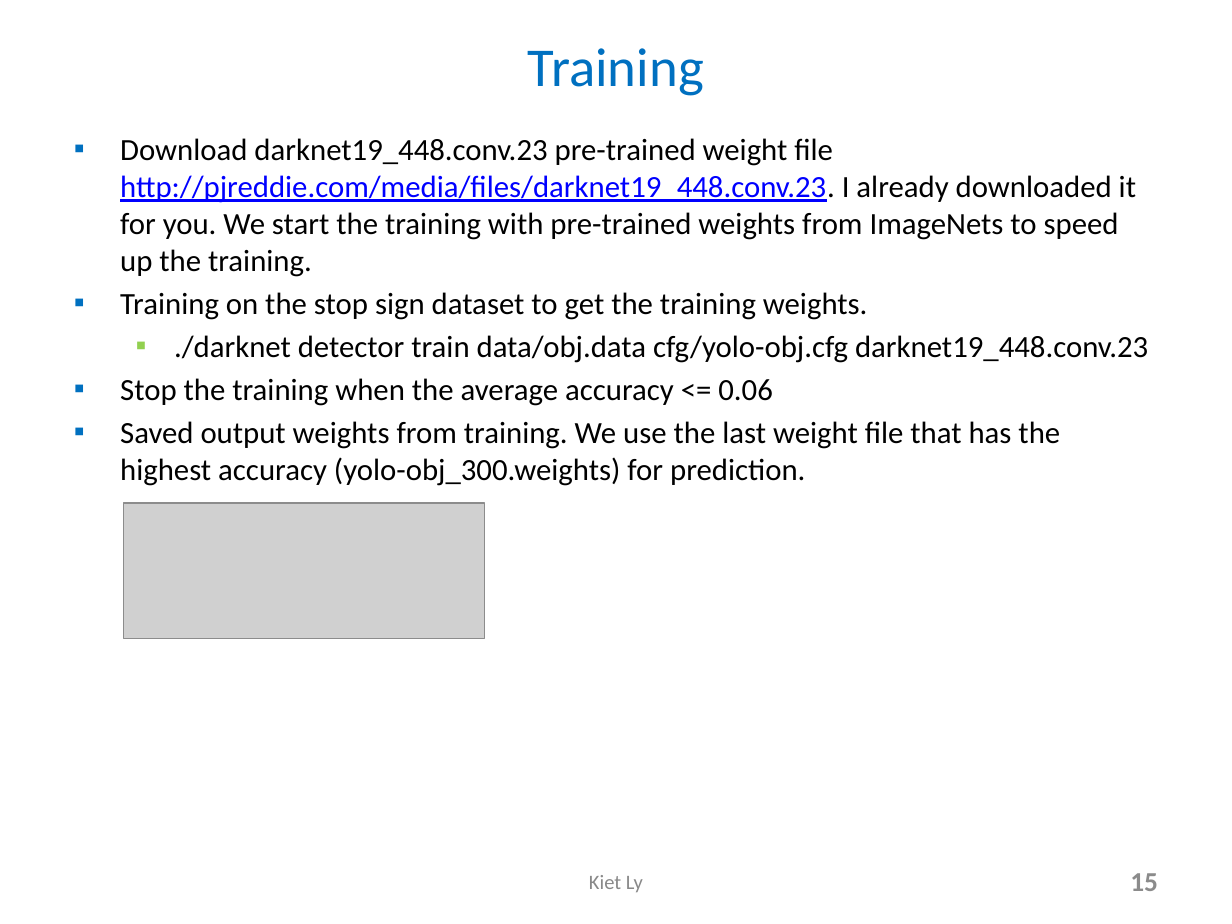
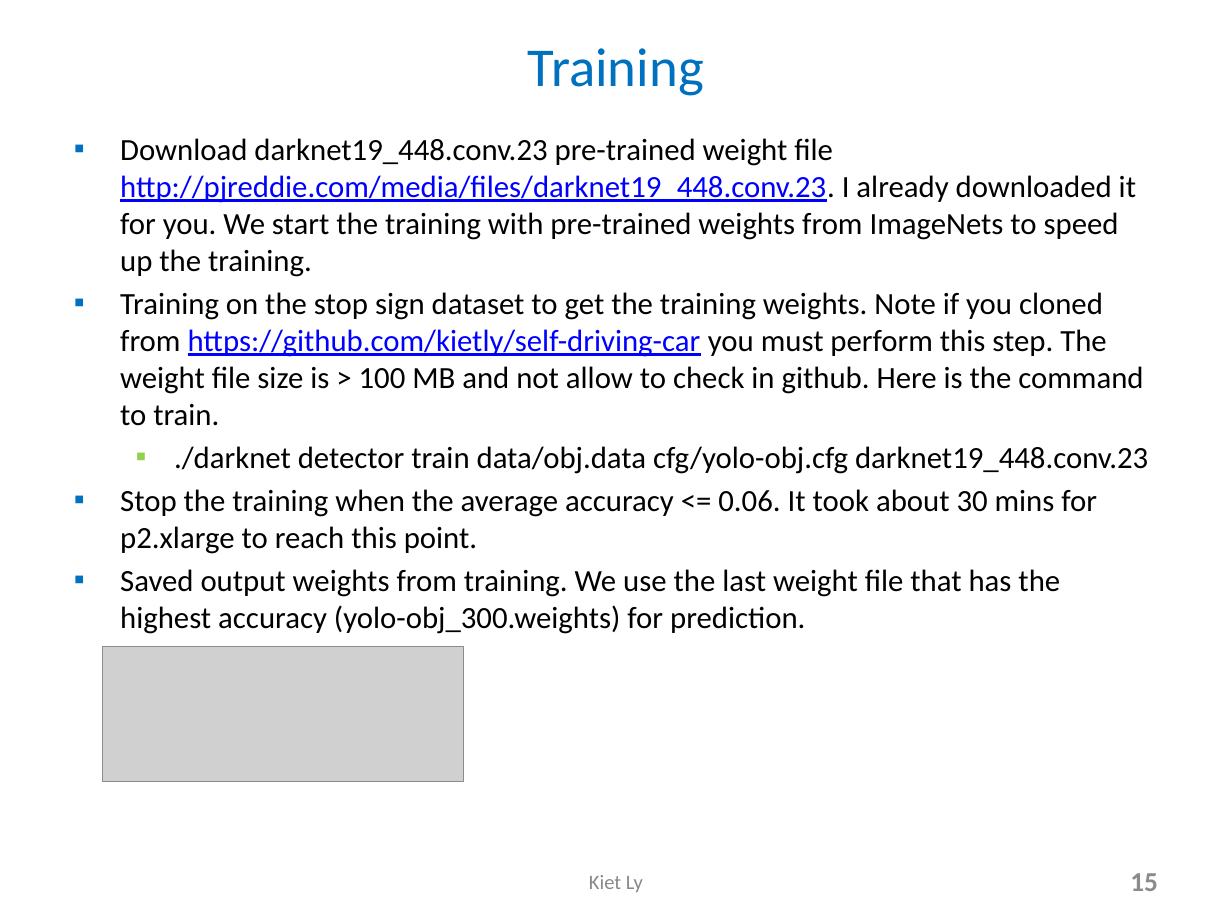
Before and after one commit to kietly/self-driving-car, a slide deck: slide 15 of DetectTrafficSign_Slides_LyKiet.pptx. Drawn at 1232x924 pixels with LibreOffice and Linux fonts; fonts in the diff are those of the drawing; grey boxes stand for pictures. Boxes give left, top, right and bottom in pixels: in the first picture for what was removed or moved away, otherwise in the second. Text is boxed around its words. In the diff, an @@ line names an element or a change of style, - is before the commit and + after.

```diff
--- a/DetectTrafficSign_Slides_LyKiet.pptx
+++ b/DetectTrafficSign_Slides_LyKiet.pptx
@@ text at [120,292,1143,426]: text changed @@
-▪ Training on the stop sign dataset to get the training weights.
+▪ Training on the stop sign dataset to get the training weights. Note if you cloned from https://github.com/kietly/self-driving-car you must perform this step. The weight file size is > 100 MB and not allow to check in github. Here is the command to train.
@@ text at [120,489,1097,554]: text changed @@
-▪ Stop the training when the average accuracy <= 0.06
+▪ Stop the training when the average accuracy <= 0.06. It took about 30 mins for p2.xlarge to reach this point.
@@ picture: place and size @@
-picture at [123,503,484,638]
+picture at [102,647,463,782]
```
Also in this commit, not shown: 3 other slides changed, 1 other file.
